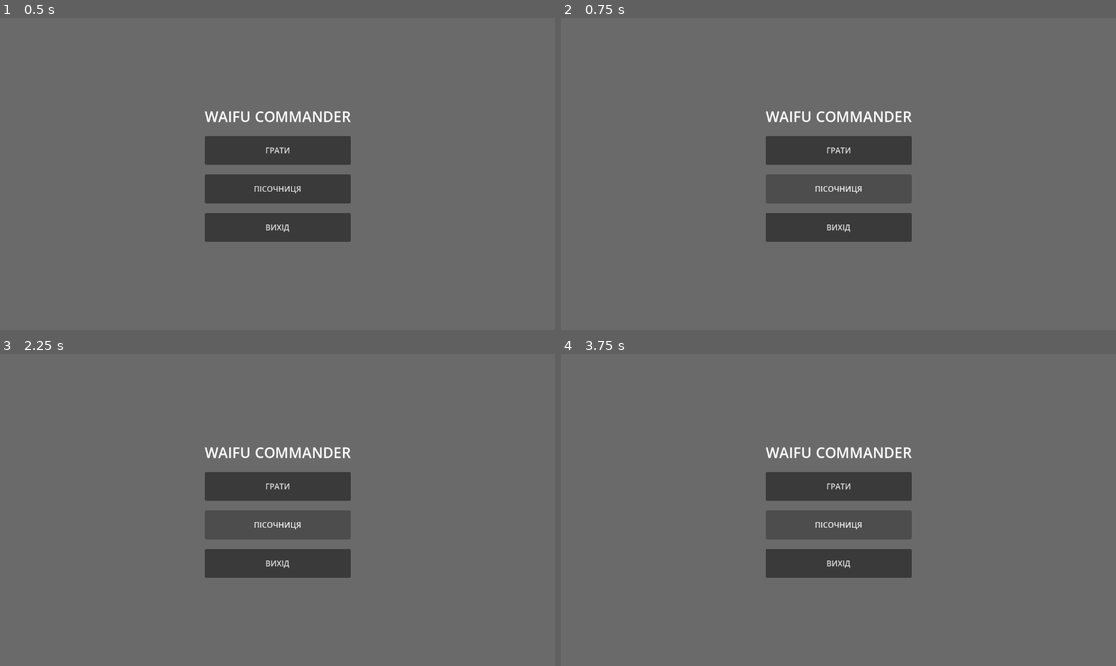
Above: before the commit, frames 1-4 (two rows, left to right).
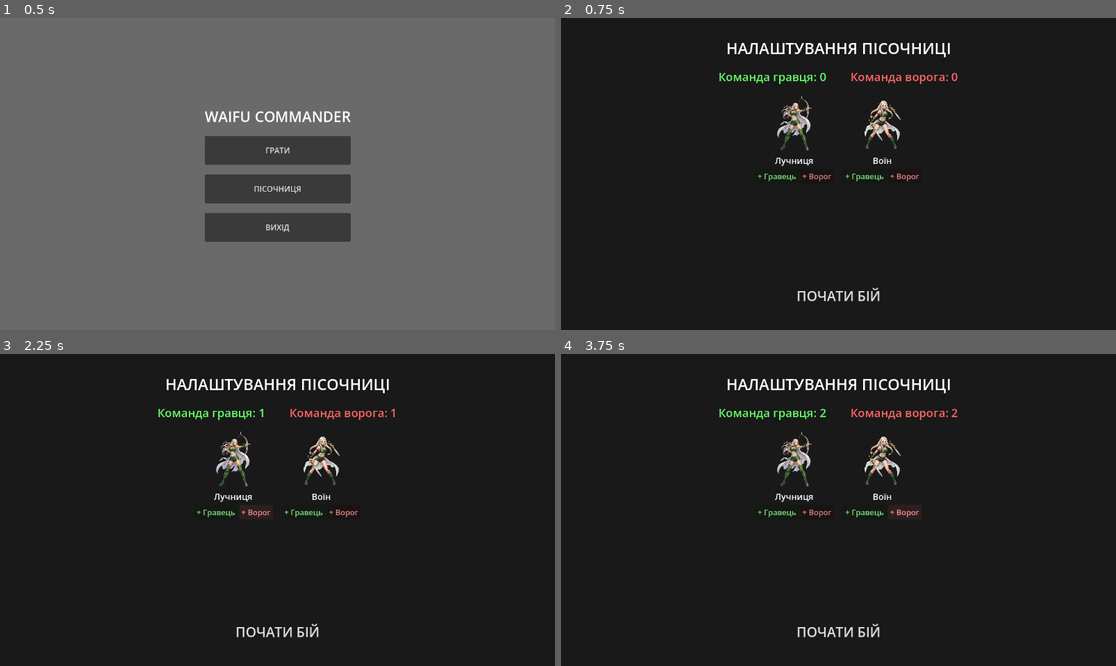
Above: after the commit, the same moments.

Repository: maximalla/waifu-comander
Game: Godot game, scene res://core/MainMenu.tscn
The game is run twice, just before and just after one commit, with the same random seed, the same clock (stepped at 60 frames per second) and the same inputs. The engine's default icon, where the game draws it, is replaced by a stand-in: a white triangle on a blue panel in a dark square.
Inputs (mouse positions are in pixels of both pictures, inside the frame that each line leads up to):
- Up to frame 1 (0.5 s): no input
- Up to frame 2 (0.75 s): click "ПІСОЧНИЦЯ" at 0.5 s
- Up to frame 3 (2.25 s): click (216, 513) at 1.25 s, where only the run after the commit has a clickable "+ Гравець"; click (255, 513) at 2 s, where only the run after the commit has a clickable "+ Ворог"
- Up to frame 4 (3.75 s): click (866, 513) at 2.75 s, where only the run after the commit has a clickable "+ Гравець"; click (905, 513) at 3.5 s, where only the run after the commit has a clickable "+ Ворог"

Frame 1 is identical in both runs. In frame 2, 100% of the frame differs, in the area x 0-100%, y 0-100%; in frame 3, 100%; in frame 4, 100%.
Error before the commit: Invalid assignment of property or key 'is_sandbox_mode' with value of type 'bool' on a base object of type 'Nil'. (res://core/MainMenu.gd:18)

Commit message:
added sandbox

Diff:
--- a/core/BattleUI.gd
+++ b/core/BattleUI.gd
@@ -3,6 +3,9 @@
 
 signal skill_selected(skill: Skill)
 signal end_turn_pressed
+signal restart_pressed
+
+@onready var btn_restart = $BtnRestart
 
 @onready var panel = $Panel
 @onready var hbox = $Panel/HBoxContainer
@@ -26,6 +29,10 @@
 
 func _ready():
 	btn_end_turn.pressed.connect(func(): end_turn_pressed.emit())
+	btn_restart.pressed.connect(func(): restart_pressed.emit()) # ДОДАНО
+
+	# === ВІДРАЗУ ПЕРЕДАЄМО СТАН З СИНГЛТОНА ===
+	btn_restart.visible = GameManager.is_sandbox_mode
 
 	var os_name = OS.get_name()
 	is_mobile = os_name in ["Android", "iOS"]
--- /dev/null
+++ b/core/GameManager.gd
@@ -0,0 +1,15 @@
+extends Node
+
+var player_roster: Array[PackedScene] = []
+var enemy_roster: Array[PackedScene] = []
+var is_sandbox_mode: bool = false
+
+# Тимчасово додамо сюди дефолтні шляхи для швидкого старту
+const ARCHER_PATH = "res://entities/units/Archer.tscn"
+const WARRIOR_PATH = "res://entities/units/Warrior.tscn"
+
+func load_default_rosters():
+    var archer = load(ARCHER_PATH)
+    var warrior = load(WARRIOR_PATH)
+    player_roster = [archer, archer, warrior]
+    enemy_roster = [archer, warrior]
--- a/core/Main.gd
+++ b/core/Main.gd
@@ -1,10 +1,4 @@
 extends Node2D
-
-# ==========================================
-# НАЛАШТУВАННЯ (Exports)
-# ==========================================
-@export var player_roster: Array[PackedScene]
-@export var enemy_roster: Array[PackedScene]
 
 # ==========================================
 # СТАН ГРИ (Змінні)
@@ -34,6 +28,7 @@
 	# Підключення кнопок UI
 	$UI.end_turn_pressed.connect(skip_turn)
 	$UI.skill_selected.connect(_on_skill_selected)
+	$UI.restart_pressed.connect(_on_restart)
 
 	# Налаштування камери
 	var map_width = $Grid.grid_size.x * $Grid.cell_size
@@ -41,9 +36,12 @@
 	$Camera2D.setup_limits(map_width, map_height, 300.0)
 	$Camera2D.position = Vector2(map_width / 2.0, map_height / 2.0)
 
+	# === Беремо ростери з GameManager ===
+	if GameManager.player_roster.is_empty():
+		GameManager.load_default_rosters() # Заглушка, якщо запустили сцену напряму
 	# Генерація карти та старт гри
 	if has_node("MapGenerator"):
-		$MapGenerator.generate_battle(player_roster, enemy_roster)
+		$MapGenerator.generate_battle(GameManager.player_roster, GameManager.enemy_roster)
 	else:
 		push_error("Не знайдено вузол MapGenerator!")
 
@@ -145,12 +143,19 @@
 						var chance = active_unit.get_hit_chance(hovered_unit)
 						$UI.show_hover_label(chance)
 
+func _on_restart():
+	get_tree().reload_current_scene()
+
 
 # ==========================================
 # ОБРОБКА ВВОДУ (Універсальна)
 # ==========================================
 func _unhandled_input(event):
-	if is_moving or (active_unit and active_unit.team != 0):
+	if is_moving:
+		return
+
+	# Блокуємо керування ворогами ТІЛЬКИ якщо це звичайна гра
+	if active_unit and active_unit.team != 0 and not GameManager.is_sandbox_mode:
 		return
 
 	# Пропуск ходу клавіатурою
@@ -309,10 +314,16 @@
 		$Camera2D.focus_on_position(unit_center)
 
 	if active_unit.team != 0:
-		is_moving = true
-		await active_unit.execute_ai()
-		is_moving = false
-		next_turn()
+		if GameManager.is_sandbox_mode:
+			# ПІСОЧНИЦЯ: ШІ вимкнено, чекаємо дій від гравця.
+			# Кнопки скілів у UI вже підключилися на початку start_turn.
+			pass
+		else:
+			# ЗВИЧАЙНА ГРА: Запускаємо ШІ
+			is_moving = true
+			await active_unit.execute_ai()
+			is_moving = false
+			next_turn()
 
 func _on_skill_selected(skill: Skill):
 	current_action = "use_skill"
--- a/core/Main.tscn
+++ b/core/Main.tscn
@@ -1,8 +1,6 @@
 [gd_scene format=3 uid="uid://du6xukpttxp5j"]
 
 [ext_resource type="Script" uid="uid://yw6rxbj85ib7" path="res://core/Main.gd" id="1_5id70"]
-[ext_resource type="PackedScene" uid="uid://6q0st4lfraqq" path="res://entities/units/Archer.tscn" id="2_81sye"]
-[ext_resource type="PackedScene" uid="uid://b2ntmc51pky0f" path="res://entities/units/Warrior.tscn" id="3_btyjs"]
 [ext_resource type="Script" uid="uid://dbsgxdgbc2qob" path="res://core/Grid.gd" id="4_djhfk"]
 [ext_resource type="PackedScene" uid="uid://d0f081qwke7le" path="res://entities/environment/Obstacle.tscn" id="5_5rkby"]
 [ext_resource type="Texture2D" uid="uid://c1owpc5nbunh3" path="res://assets/textures/environment/obstacles/tree1.png" id="6_m8xq2"]
@@ -15,8 +13,6 @@
 
 [node name="Main" type="Node2D" unique_id=2068877941]
 script = ExtResource("1_5id70")
-player_roster = Array[PackedScene]([ExtResource("2_81sye"), ExtResource("2_81sye"), ExtResource("3_btyjs")])
-enemy_roster = Array[PackedScene]([ExtResource("2_81sye"), ExtResource("3_btyjs")])
 
 [node name="Grid" type="Node2D" parent="." unique_id=1614167976]
 y_sort_enabled = true
@@ -126,6 +122,22 @@
 theme_override_constants/separation = 10
 alignment = 1
 
+[node name="BtnRestart" type="Button" parent="UI" unique_id=1042334770]
+visible = false
+custom_minimum_size = Vector2(200, 80)
+anchors_preset = -1
+anchor_left = 0.46600002
+anchor_top = -0.040000003
+anchor_right = 0.46600002
+anchor_bottom = -0.040000003
+offset_left = -99.83203
+offset_top = -40.079998
+offset_right = 100.16797
+offset_bottom = 39.920002
+grow_horizontal = 0
+theme_override_font_sizes/font_size = 32
+text = "Рестарт"
+
 [node name="Camera2D" type="Camera2D" parent="." unique_id=1906602550]
 position_smoothing_enabled = true
 script = ExtResource("10_qxqye")
--- /dev/null
+++ b/core/SandboxSetup.gd
@@ -0,0 +1,162 @@
+extends Control
+
+const BATTLE_SCENE_PATH = "res://core/Main.tscn" # Перевір свій шлях!
+
+const UNITS_DIR = "res://entities/units/"
+var available_units: Array[PackedScene] = []
+
+var selected_player: Array[PackedScene] = []
+var selected_enemy: Array[PackedScene] = []
+
+@onready var lbl_player_team = Label.new()
+@onready var lbl_enemy_team = Label.new()
+
+func _ready():
+	# === Автоматичне завантаження сцен із папки ===
+	var dir = DirAccess.open(UNITS_DIR)
+	if dir:
+		for file in dir.get_files():
+			var clean_name = file.replace(".remap", "")
+
+			# ДОДАНО: Пропускаємо базову сцену
+			if clean_name == "BaseUnit.tscn":
+				continue
+
+			if clean_name.ends_with(".tscn"):
+				var scene = load(UNITS_DIR + clean_name) as PackedScene
+				if scene:
+					available_units.append(scene)
+	else:
+		push_error("Не вдалося відкрити папку з юнітами: " + UNITS_DIR)
+	# ======================================================
+
+	# 1. Фон
+	var bg = ColorRect.new()
+	bg.color = Color(0.1, 0.1, 0.1, 1.0)
+	bg.set_anchors_and_offsets_preset(Control.PRESET_FULL_RECT)
+	add_child(bg)
+
+	# 2. Відступи
+	var margin = MarginContainer.new()
+	margin.set_anchors_and_offsets_preset(Control.PRESET_FULL_RECT)
+	margin.add_theme_constant_override("margin_left", 40)
+	margin.add_theme_constant_override("margin_top", 40)
+	margin.add_theme_constant_override("margin_right", 40)
+	margin.add_theme_constant_override("margin_bottom", 40)
+	add_child(margin)
+
+	var main_vbox = VBoxContainer.new()
+	main_vbox.add_theme_constant_override("separation", 20)
+	margin.add_child(main_vbox)
+
+	# 3. Заголовок
+	var title = Label.new()
+	title.text = "НАЛАШТУВАННЯ ПІСОЧНИЦІ"
+	title.horizontal_alignment = HORIZONTAL_ALIGNMENT_CENTER
+	title.add_theme_font_size_override("font_size", 32)
+	main_vbox.add_child(title)
+
+	# 4. Панель статусу команд
+	var status_hbox = HBoxContainer.new()
+	status_hbox.alignment = BoxContainer.ALIGNMENT_CENTER
+	status_hbox.add_theme_constant_override("separation", 50)
+	main_vbox.add_child(status_hbox)
+
+	lbl_player_team.text = "Команда гравця: 0"
+	lbl_player_team.add_theme_font_size_override("font_size", 24)
+	lbl_player_team.add_theme_color_override("font_color", Color(0.4, 1.0, 0.4))
+	status_hbox.add_child(lbl_player_team)
+
+	lbl_enemy_team.text = "Команда ворога: 0"
+	lbl_enemy_team.add_theme_font_size_override("font_size", 24)
+	lbl_enemy_team.add_theme_color_override("font_color", Color(1.0, 0.4, 0.4))
+	status_hbox.add_child(lbl_enemy_team)
+
+	# 5. Скрол і сітка юнітів (твій HFlowContainer)
+	var scroll = ScrollContainer.new()
+	scroll.size_flags_vertical = Control.SIZE_EXPAND_FILL
+	main_vbox.add_child(scroll)
+
+	var list = HFlowContainer.new()
+	list.size_flags_horizontal = Control.SIZE_EXPAND_FILL
+	list.alignment = FlowContainer.ALIGNMENT_CENTER
+	list.add_theme_constant_override("h_separation", 20)
+	list.add_theme_constant_override("v_separation", 20)
+	scroll.add_child(list)
+
+	# 6. Генеруємо картки доступних юнітів
+	for scene in available_units:
+		var card = _create_unit_card(scene)
+		list.add_child(card)
+
+	# 7. Кнопка старту
+	var btn_start = Button.new()
+	btn_start.text = "ПОЧАТИ БІЙ"
+	btn_start.custom_minimum_size.y = 60
+	btn_start.add_theme_font_size_override("font_size", 28)
+	btn_start.pressed.connect(_on_start_pressed)
+	main_vbox.add_child(btn_start)
+
+# Функція генерації візуальної картки з двома кнопками
+func _create_unit_card(scene: PackedScene) -> Control:
+	# Тимчасово створюємо юніта, щоб "прочитати" його ім'я та портрет
+	var temp_instance = scene.instantiate()
+	var u_name = temp_instance.unit_name if "unit_name" in temp_instance else temp_instance.name
+	var u_icon = temp_instance.portrait if "portrait" in temp_instance else null
+	temp_instance.queue_free() # Одразу видаляємо
+
+	var panel = PanelContainer.new()
+	var vbox = VBoxContainer.new()
+	vbox.alignment = BoxContainer.ALIGNMENT_CENTER
+	panel.add_child(vbox)
+
+	var icon = TextureRect.new()
+	icon.texture = u_icon
+	icon.custom_minimum_size = Vector2(120, 120)
+	icon.expand_mode = TextureRect.EXPAND_IGNORE_SIZE
+	icon.stretch_mode = TextureRect.STRETCH_KEEP_ASPECT_CENTERED
+	vbox.add_child(icon)
+
+	var name_lbl = Label.new()
+	name_lbl.text = u_name
+	name_lbl.horizontal_alignment = HORIZONTAL_ALIGNMENT_CENTER
+	name_lbl.add_theme_font_size_override("font_size", 18)
+	vbox.add_child(name_lbl)
+
+	var btn_hbox = HBoxContainer.new()
+	btn_hbox.alignment = BoxContainer.ALIGNMENT_CENTER
+	vbox.add_child(btn_hbox)
+
+	var btn_add_player = Button.new()
+	btn_add_player.text = "+ Гравець"
+	btn_add_player.modulate = Color(0.6, 1.0, 0.6)
+	btn_add_player.pressed.connect(func():
+		selected_player.append(scene)
+		_update_status()
+	)
+	btn_hbox.add_child(btn_add_player)
+
+	var btn_add_enemy = Button.new()
+	btn_add_enemy.text = "+ Ворог"
+	btn_add_enemy.modulate = Color(1.0, 0.6, 0.6)
+	btn_add_enemy.pressed.connect(func():
+		selected_enemy.append(scene)
+		_update_status()
+	)
+	btn_hbox.add_child(btn_add_enemy)
+
+	return panel
+
+func _update_status():
+	lbl_player_team.text = "Команда гравця: " + str(selected_player.size())
+	lbl_enemy_team.text = "Команда ворога: " + str(selected_enemy.size())
+
+func _on_start_pressed():
+	if selected_player.is_empty() or selected_enemy.is_empty():
+		print("Додайте хоча б по одному юніту кожній команді!")
+		return
+
+	# Записуємо вибір у Синглтон і стартуємо
+	GameManager.player_roster = selected_player
+	GameManager.enemy_roster = selected_enemy
+	get_tree().change_scene_to_file(BATTLE_SCENE_PATH)
--- /dev/null
+++ b/core/SandboxSetup.tscn
@@ -0,0 +1,12 @@
+[gd_scene format=3 uid="uid://bm8qdoghcvq1p"]
+
+[ext_resource type="Script" uid="uid://cugutjqnvvm4s" path="res://core/SandboxSetup.gd" id="1_fnv5y"]
+
+[node name="SandboxSetup" type="Control" unique_id=784710683]
+layout_mode = 3
+anchors_preset = 15
+anchor_right = 1.0
+anchor_bottom = 1.0
+grow_horizontal = 2
+grow_vertical = 2
+script = ExtResource("1_fnv5y")
Not shown, added: core/GameManager.gd.uid
Not shown, added: core/SandboxSetup.gd.uid
Not shown: 1 places in entities/units/Warrior.tscn that only renumber resources
